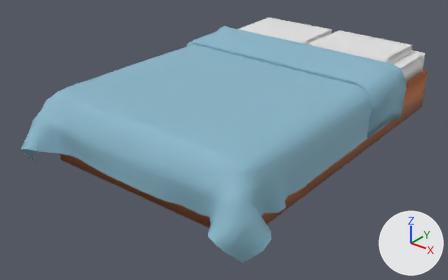
A saved change to the glTF model frontend/src/assets/3d/furniture/bed1.glb.
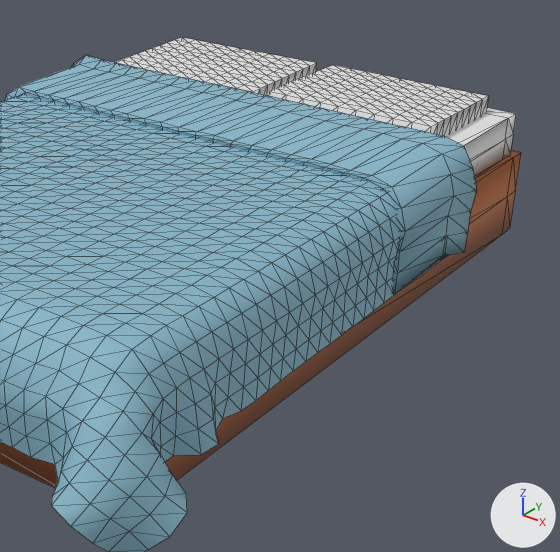
Each version is shown whole from a 50 mm lens placed at (0.436, -0.598, 0.358), pointed at (-0.015, -0.034, 0.009), then close up on the part from 41% to 99% of the width and 0% to 92% of the height. The lights are fixed; the arrows at lower right show +X, +Y and +Z. The close-ups show mesh edges as thin lines.

Names of what the first close-up shows: 'Bedframe', 'Blanket.001', 'Left Pillow', 'Mattress.001', 'Right Pillow'.
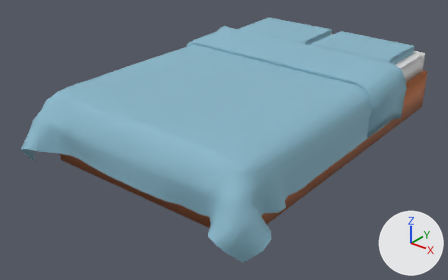
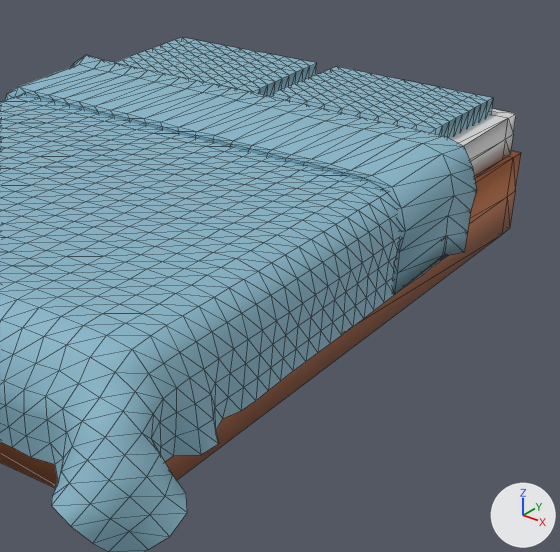
Commit message: Fixed bed model bug

Boxes [x1, y1, x2, y2] around the edits, measured in the close-ups (560 x 552 px):
'Right Pillow', recoloured, moved (white to cyan): before [269, 65, 488, 136]; after [273, 67, 493, 139]
'Left Pillow', recoloured (white to cyan): [115, 37, 316, 97] in both

The edits, one by one:
me_cube_005 has 236 vertices, 468 faces and spans x -0.04..1.65, y 1.88..3.14, z -8.61..-5.61.
me_cube_005 now uses material mat_material_001 (cyan #89b7c9).
me_cube_001 has 236 vertices, 468 faces and spans x -1.79..-0.12, y 1.95..3.19, z -7.72..-4.47.
me_cube_001 now uses material mat_material_001 (cyan #89b7c9).
Object 'Right Pillow' (ob_right_pillow) moves from (0.0, 0.0, 0.0) to (0.004, -0.002, 0.0).
